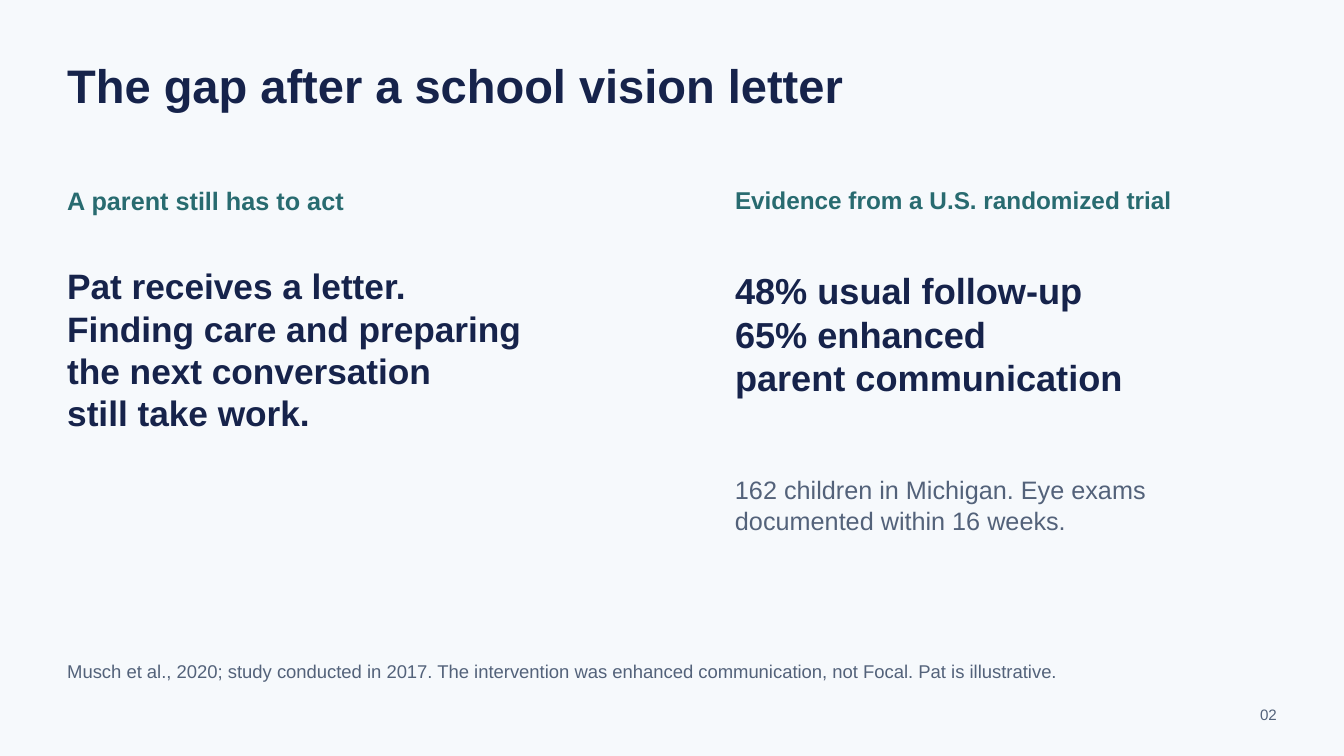
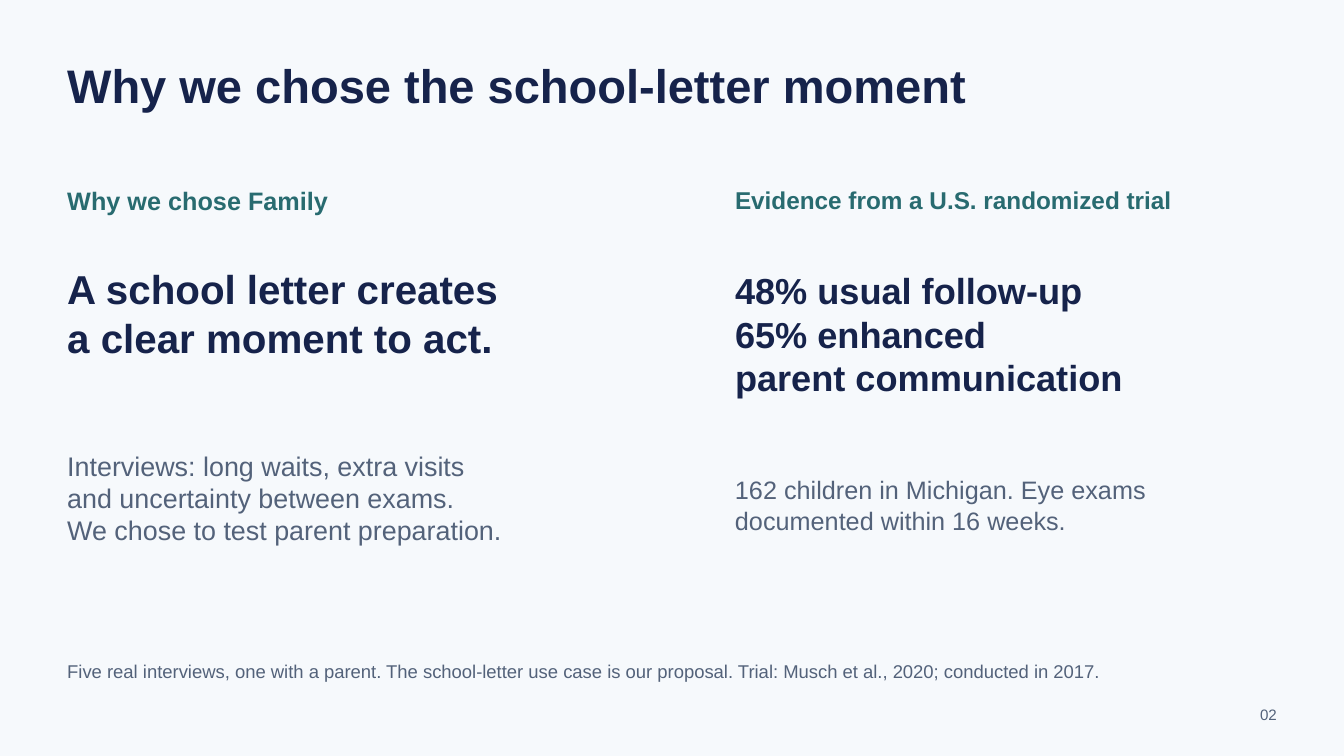
Before and after one commit to haydn-s/focal-technologies, a slide deck: slide 2 of docs/presentations/executive-pitch/Focal Family Executive Pitch - Final 12min.pptx. Drawn at 1344x756 pixels with LibreOffice and Linux fonts; fonts in the diff are those of the drawing. Boxes give left, top, right and bottom in pixels: in the first picture for what was removed or moved away, otherwise in the second. Text is boxed around its words. In the diff, an @@ line names an element or a change of style, - is before the commit and + after.

```diff
--- a/docs/presentations/executive-pitch/Focal Family Executive Pitch - Final 12min.pptx
+++ b/docs/presentations/executive-pitch/Focal Family Executive Pitch - Final 12min.pptx
@@ text at bbox=[67, 69, 966, 113]: text changed @@
-The gap after a school vision letter
+Why we chose the school-letter moment
@@ text at bbox=[67, 191, 328, 215]: text changed @@
-A parent still has to act
+Why we chose Family
@@ text at bbox=[67, 274, 498, 354]: text changed; size 31.5 to 36 pt @@
-Pat receives a letter.
-Finding care and preparing
-the next conversation
-still take work.
+A school letter creates
+a clear moment to act.
@@ text added at bbox=[67, 456, 501, 545], 24 pt, text #53627A @@
+Interviews: long waits, extra visits
+and uncertainty between exams.
+We chose to test parent preparation.
@@ text at bbox=[67, 664, 1099, 682]: text changed @@
-Musch et al., 2020; study conducted in 2017. The intervention was enhanced communication, not Focal. Pat is illustrative.
+Five real interviews, one with a parent. The school-letter use case is our proposal. Trial: Musch et al., 2020; conducted in 2017.
```
Also in this commit, not shown: 18 other slides changed, 10 other files.
